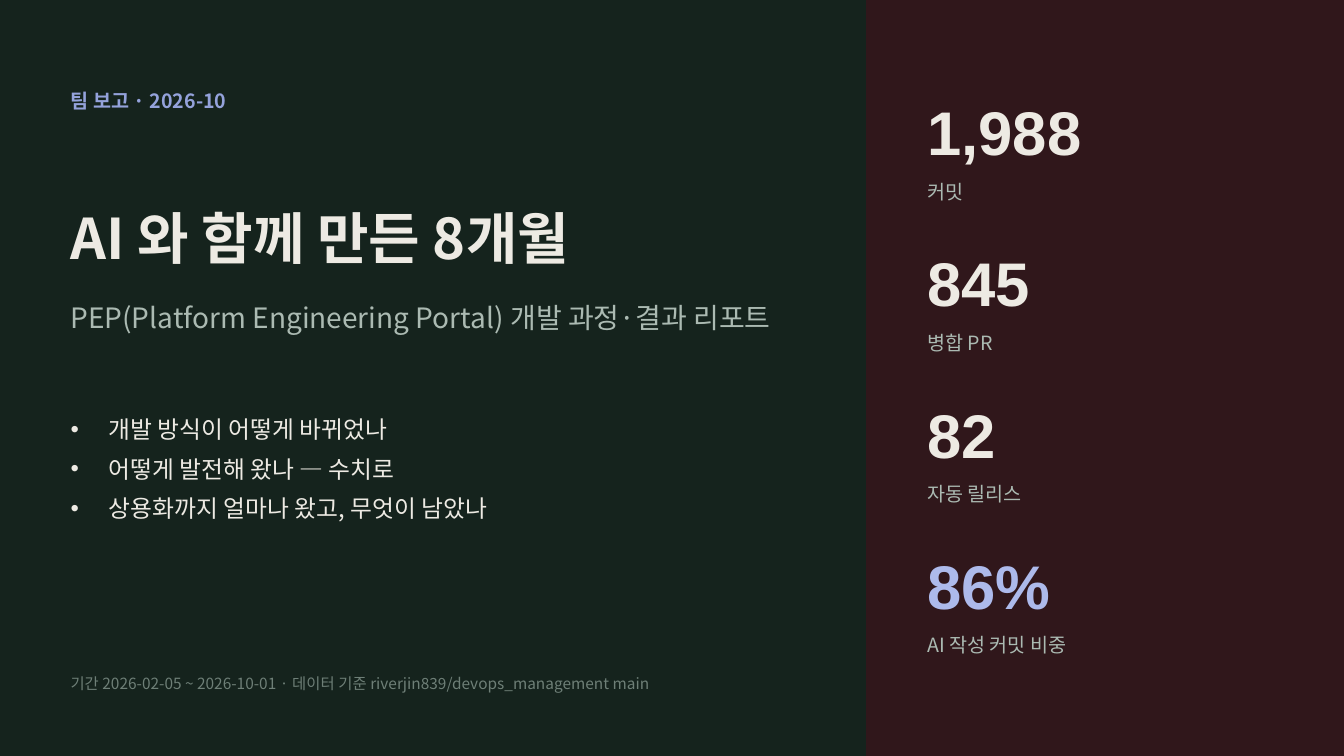
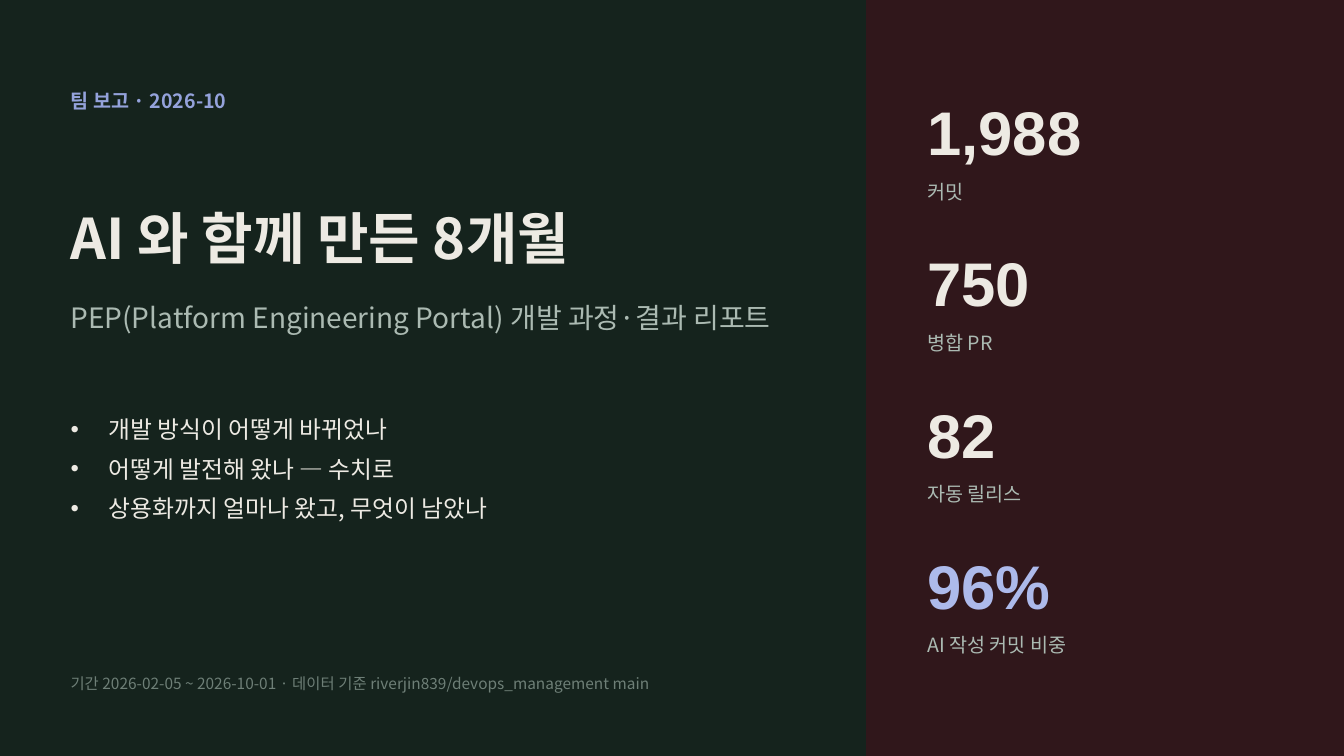
Before and after one commit to riverjin839/devops_management, a slide deck: slide 1 of docs/reports/2026-10_PEP_AI개발_리포트.pptx. Drawn at 1344x756 pixels with LibreOffice and Linux fonts; fonts in the diff are those of the drawing. Boxes give left, top, right and bottom in pixels: in the first picture for what was removed or moved away, otherwise in the second. Text is boxed around its words. In the diff, an @@ line names an element or a change of style, - is before the commit and + after.

```diff
--- a/docs/reports/2026-10_PEP_AI개발_리포트.pptx
+++ b/docs/reports/2026-10_PEP_AI개발_리포트.pptx
@@ text at (927,263,1030,307): text changed @@
-845
+750
@@ text at (927,566,1050,610): text changed @@
-86%
+96%
```
Also in this commit, not shown: 9 other slides changed, 1 slide added, 1 other file.
